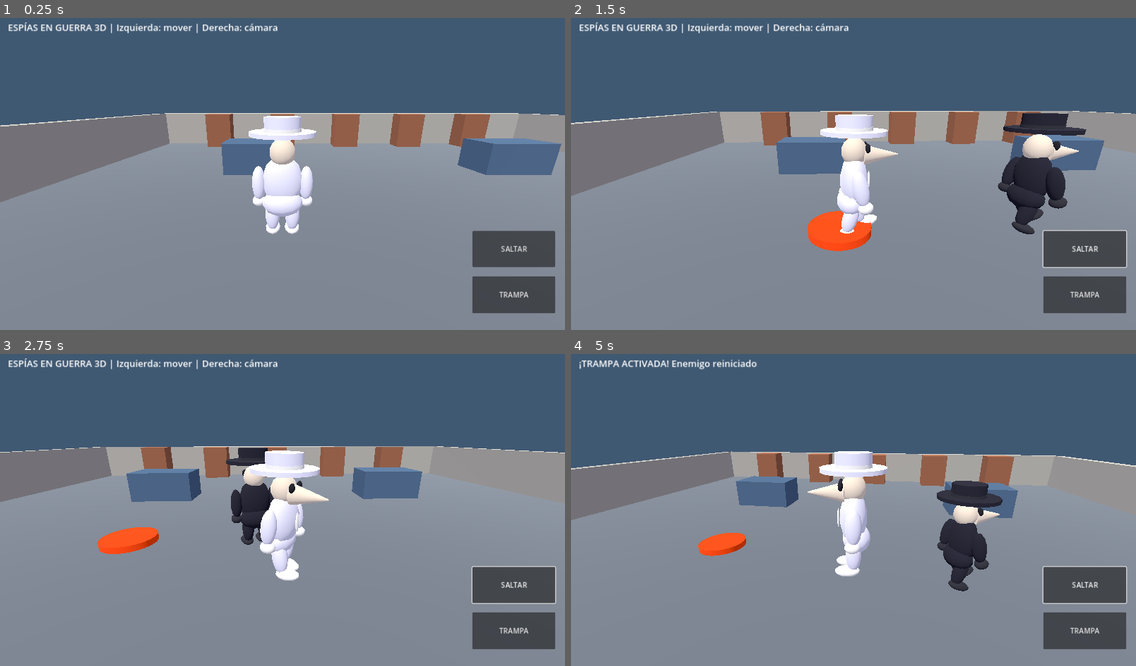
Above: before the commit, frames 1-4 (two rows, left to right).
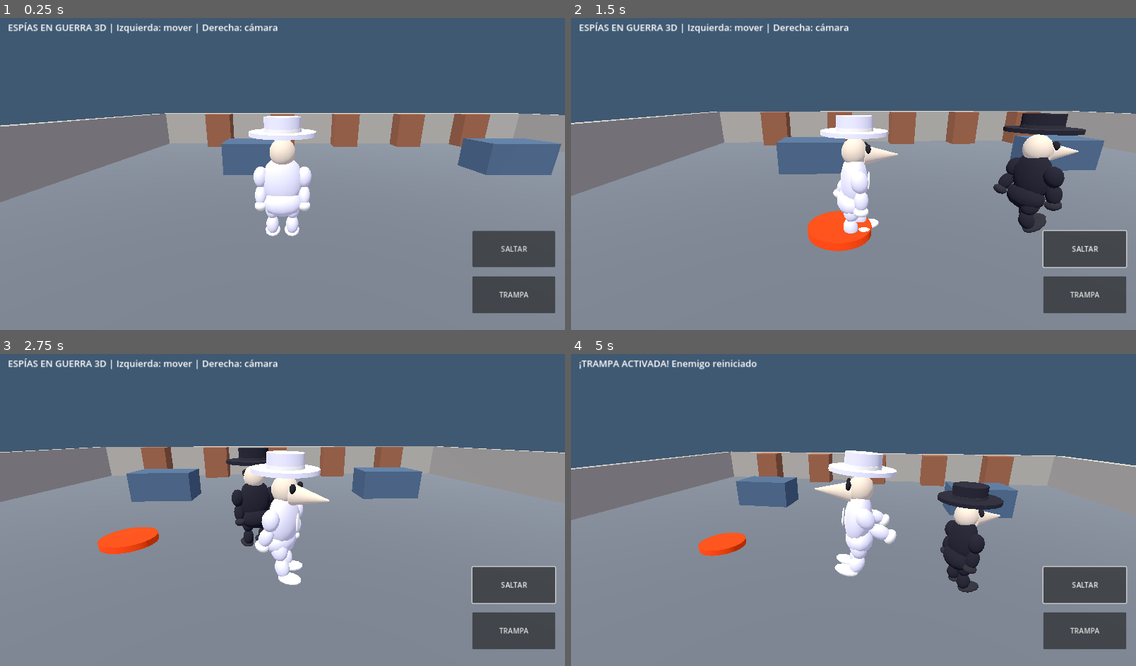
Above: after the commit, the same moments.

Repository: SeniorHost/Espias-en-Guerra-3D
Game: Godot game, scene res://scenes/main.tscn
Same seed, same stepped clock (60 frames per second), same inputs: the game is played once before the commit and once after it.
Inputs (mouse positions are in pixels of both pictures, inside the frame that each line leads up to):
- Up to frame 1 (0.25 s): no input
- Up to frame 2 (1.5 s): click "SALTAR" at 0.5 s; move the mouse to (977, 155) at 1.27 s; hold D (move_right) from 1.28 s (still down); tap E (place_trap) at 1.35 s; click (977, 155) at 1.42 s
- Up to frame 3 (2.75 s): tap Space (jump) at 1.52 s; release D (move_right) at 2 s; drag from (169, 522) to (254, 572) at 2.02 s
- Up to frame 4 (5 s): move the mouse to (910, 438) at 2.77 s; hold D (move_right) 2.78-3.5 s; tap E (place_trap) at 2.85, 4.35 s; drag from (825, 572) to (684, 460) at 3.52 s; move the mouse to (1023, 553) at 4.27 s; hold A (move_left) from 4.28 s (still down); tap Space (jump) at 4.52 s

The runs differ from the first frame. In frame 1, 0.7% of the frame differs, in the area x 44-56%, y 47-70%; in frame 2, 1.0%; in frame 3, 0.8%; in frame 4, 2.4%, in the area x 41-77%, y 30-77%.

Commit message:
Add articulated elbows knees and feet with separate sneak run and airborne animation in one build

Diff:
--- a/scripts/main.gd
+++ b/scripts/main.gd
@@ -51,32 +51,45 @@
 	var visual := actor.get_node_or_null("SpyVisual") as Node3D
 	if visual == null:
 		return
-	var horizontal_speed := Vector2(actor.velocity.x, actor.velocity.z).length()
-	var moving := horizontal_speed > 0.12 and actor.is_on_floor()
-	var sneaking := horizontal_speed < 1.2
-	var walking := horizontal_speed < 3.2
-	var cadence := 3.2 if sneaking else (5.2 if walking else 8.5)
-	var amplitude := 0.24 if sneaking else (0.44 if walking else 0.75)
-	var time := float(actor.get_meta("step_clock", 0.0))
+	var speed := Vector2(actor.velocity.x, actor.velocity.z).length()
+	var grounded := actor.is_on_floor()
+	var moving := speed > 0.12 and grounded
+	var sneak := speed < 1.2
+	var walk := speed < 3.2
+	var cadence := 3.0 if sneak else (5.5 if walk else 9.0)
+	var amplitude := 0.26 if sneak else (0.48 if walk else 0.83)
+	var phase := float(actor.get_meta("step_clock", 0.0))
 	if moving:
-		time += delta * cadence
-	actor.set_meta("step_clock", time)
-	var weight := clampf(horizontal_speed / 1.5, 0.0, 1.0) if moving else 0.0
-	var stride := sin(time) * amplitude * weight
-	var arm_swing := stride * (0.35 if sneaking else 0.72)
-	var settle := clampf(delta * 12.0, 0.0, 1.0)
-	for name in ["LegL", "LegR", "ArmL", "ArmR"]:
-		var joint := visual.get_node_or_null(name) as Node3D
-		if joint == null:
-			continue
-		var side := 1.0 if name.ends_with("L") else -1.0
-		var target := stride * side if name.begins_with("Leg") else -arm_swing * side
-		joint.rotation.x = lerpf(joint.rotation.x, target, settle)
-	var crouch := -0.10 if moving and sneaking else 0.0
-	var bob := absf(sin(time)) * (0.025 if sneaking else (0.045 if walking else 0.075)) * weight
-	visual.position.y = lerpf(visual.position.y, crouch + bob, settle)
-	visual.rotation.z = lerpf(visual.rotation.z, sin(time) * 0.025 * weight, settle)
-	visual.rotation.x = lerpf(visual.rotation.x, -0.08 if moving and sneaking else 0.0, settle)
+		phase += delta * cadence
+	actor.set_meta("step_clock", phase)
+	var weight := clampf(speed / 1.5, 0.0, 1.0) if moving else 0.0
+	var blend := clampf(delta * 11.0, 0.0, 1.0)
+	for side_name in ["L", "R"]:
+		var sign := 1.0 if side_name == "L" else -1.0
+		var step := sin(phase) * sign
+		var leg := visual.get_node_or_null("Leg" + side_name) as Node3D
+		var arm := visual.get_node_or_null("Arm" + side_name) as Node3D
+		if leg != null:
+			var hip_angle := step * amplitude * weight if grounded else -0.32
+			leg.rotation.x = lerpf(leg.rotation.x, hip_angle, blend)
+			var knee := leg.get_node_or_null("Knee") as Node3D
+			if knee != null:
+				var knee_bend := maxf(0.0, -step) * (0.55 if sneak else 0.90) * weight if grounded else 0.70
+				knee.rotation.x = lerpf(knee.rotation.x, knee_bend, blend)
+				var foot := knee.get_node_or_null("Foot") as Node3D
+				if foot != null:
+					foot.rotation.x = lerpf(foot.rotation.x, -0.3 * step * weight if grounded else -0.15, blend)
+		if arm != null:
+			var swing := -step * amplitude * (0.35 if sneak else 0.75) * weight if grounded else -0.65
+			arm.rotation.x = lerpf(arm.rotation.x, swing, blend)
+			var elbow := arm.get_node_or_null("Elbow") as Node3D
+			if elbow != null:
+				elbow.rotation.x = lerpf(elbow.rotation.x, -0.35 if sneak else (-0.55 if not grounded else -0.18), blend)
+	var crouch := -0.11 if moving and sneak else 0.0
+	var bob := absf(sin(phase)) * (0.02 if sneak else (0.04 if walk else 0.065)) * weight
+	visual.position.y = lerpf(visual.position.y, crouch + bob if grounded else 0.0, blend)
+	visual.rotation.x = lerpf(visual.rotation.x, -0.11 if moving and sneak else (0.08 if not grounded else 0.0), blend)
+	visual.rotation.z = lerpf(visual.rotation.z, sin(phase) * 0.025 * weight, blend)
 
 func _make_world() -> void:
 	var light := DirectionalLight3D.new()
@@ -137,14 +150,28 @@
 		arm.name = "ArmL" if side < 0.0 else "ArmR"
 		arm.position = Vector3(side * 0.42, 1.42, 0)
 		visual.add_child(arm)
-		_spy_ellipsoid(arm, Vector3(side * 0.04, -0.31, 0), Vector3(0.27, 0.70, 0.30), coat)
-		_spy_ellipsoid(arm, Vector3(side * 0.05, -0.68, -0.02), Vector3(0.26, 0.22, 0.29), accent)
+		_spy_ellipsoid(arm, Vector3(0, -0.18, 0), Vector3(0.29, 0.42, 0.32), coat)
+		var elbow := Node3D.new()
+		elbow.name = "Elbow"
+		elbow.position = Vector3(0, -0.37, 0)
+		arm.add_child(elbow)
+		_spy_ellipsoid(elbow, Vector3(0, -0.17, 0), Vector3(0.24, 0.40, 0.27), coat)
+		_spy_ellipsoid(elbow, Vector3(0, -0.38, 0), Vector3(0.25, 0.20, 0.29), accent)
 		var leg := Node3D.new()
 		leg.name = "LegL" if side < 0.0 else "LegR"
 		leg.position = Vector3(side * 0.20, 0.75, 0)
 		visual.add_child(leg)
-		_spy_ellipsoid(leg, Vector3(0, -0.31, 0), Vector3(0.29, 0.67, 0.31), coat)
-		_spy_ellipsoid(leg, Vector3(0, -0.65, -0.12), Vector3(0.31, 0.20, 0.50), accent)
+		_spy_ellipsoid(leg, Vector3(0, -0.17, 0), Vector3(0.30, 0.42, 0.33), coat)
+		var knee := Node3D.new()
+		knee.name = "Knee"
+		knee.position = Vector3(0, -0.36, 0)
+		leg.add_child(knee)
+		_spy_ellipsoid(knee, Vector3(0, -0.16, 0), Vector3(0.26, 0.40, 0.29), coat)
+		var foot := Node3D.new()
+		foot.name = "Foot"
+		foot.position = Vector3(0, -0.34, 0)
+		knee.add_child(foot)
+		_spy_ellipsoid(foot, Vector3(0, -0.02, -0.13), Vector3(0.32, 0.18, 0.49), accent)
 	_spy_ellipsoid(visual, Vector3(0, 1.72, 0), Vector3(0.50, 0.55, 0.49), skin)
 	for x in [-0.14, 0.14]:
 		_spy_ellipsoid(visual, Vector3(x, 1.79, -0.235), Vector3(0.16, 0.18, 0.10), dark)
